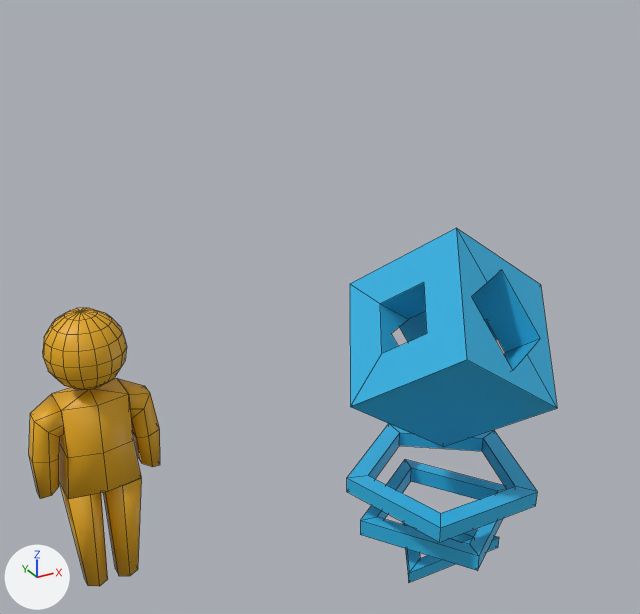
Two versions of the Blender file assets/models/map/gym/gym.blend, one commit apart.
The view is the same before and after, from a 50 mm lens placed at (-3.97, -5.09, 5.62), pointed at (-0.86, 0.58, 2.79). Arrows for +X, +Y and +Z are at lower left; the lights stay in place. Mesh edges are drawn as thin lines.
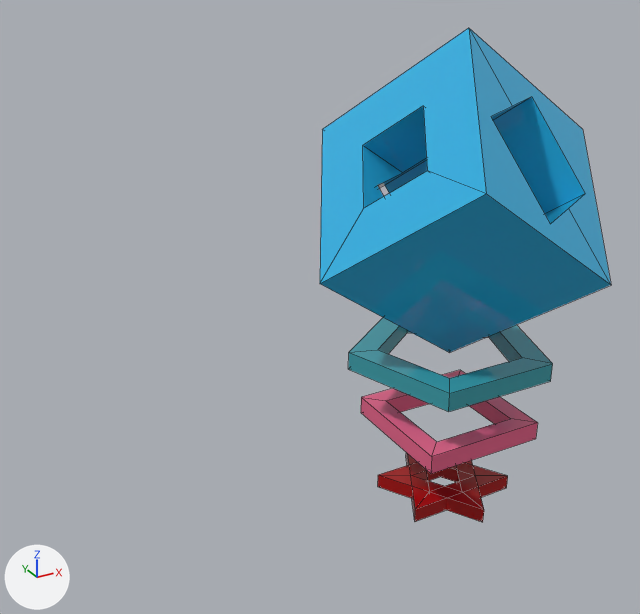
Commit message: feat(Gym): Update gym 3D model

ob_cube_001 is not drawn itself; it is used by a modifier of ob_cube.
ob_cube_002 is not drawn itself; it is used by a modifier of ob_cube.

Where the change shows, as pixel boxes [x1, y1, x2, y2] in the pictures (640 x 614 px; the box of a moved part takes in the faces that stretch with it):
'Cube', moved, rescaled, turned: before [350, 228, 557, 447]; after [320, 28, 611, 353]
'player', hidden: before [29, 308, 160, 586]
'Circle', recoloured, reshaped, moved, rescaled: before [347, 424, 537, 542]; after [349, 318, 553, 412]
'Aro2', recoloured, reshaped, moved, turned, rescaled: before [360, 459, 506, 571]; after [361, 370, 538, 474]
'Circle.001', recoloured, reshaped, moved, turned, rescaled: before [402, 522, 499, 582]; after [378, 460, 484, 522]
'Circle.002', added (red): after [406, 453, 508, 521]
part 2 of me_cube_006, moved or reshaped: before [360, 459, 506, 556]; after [362, 370, 538, 457]
part 3 of me_circle, moved or reshaped: before [347, 424, 537, 527]; after [349, 318, 553, 393]
part 4 of me_circle_001, moved or reshaped: before [404, 523, 499, 573]; after [380, 454, 506, 510]

Patch to the scene script:
```diff
--- a/assets/models/map/gym/gym.blend.py
+++ b/assets/models/map/gym/gym.blend.py
@@ me_cube @@
 me_cube.from_pydata(...)  # 8 vertices, 6 faces; spans x -1.0..1.0, y -1.0..1.0, z -1.0..1.0
 # used by ob_cube; parent = ob_gymhead; location = (0.0, 0.0, 2.512); rotation_euler = (-0.785, 0.611, 0.0), in degrees (-45, 35, 0); scale = (0.559, 0.559, 0.559)
+# me_cube part 1: the whole mesh is scaled about its middle by 0.722
 me_cube.materials.append(mat_mat_gym)
@@ me_cube_006 @@
 me_cube_006.from_pydata(...)  # 16 vertices, 16 faces; spans x -1.0..1.0, y -1.0..1.0, z -0.08..0.08
 # used by ob_aro2; parent = ob_gym; location = (0.0, 0.0, 0.894); rotation_euler = (0.0, 0.0, 0.611), in degrees (0, 0, 35); scale = (0.515, 0.515, 0.906)
-me_cube_006.vertices[1].co = (-0.79, -0.79, -0.08)
-me_cube_006.vertices[3].co = (-0.79, 0.79, -0.08)
-me_cube_006.vertices[5].co = (0.79, -0.79, -0.08)
-me_cube_006.vertices[7].co = (0.79, 0.79, -0.08)  # pixel (410, 481)
-me_cube_006.vertices[12].co = (-0.79, -0.79, 0.08)  # pixel (469, 544)
-me_cube_006.vertices[13].co = (-0.79, 0.79, 0.08)  # pixel (377, 516)
-me_cube_006.vertices[14].co = (0.79, 0.79, 0.08)  # pixel (411, 467)
-me_cube_006.vertices[15].co = (0.79, -0.79, 0.08)  # pixel (497, 490)
-me_cube_006.materials.append(mat_mat_gym)  # cyan #2eb5e7
+# me_cube_006 part 2
+me_cube_006.vertices[1].co = (-0.71, -0.71, -0.08)
+me_cube_006.vertices[3].co = (-0.71, 0.71, -0.08)
+me_cube_006.vertices[5].co = (0.71, -0.71, -0.08)
+me_cube_006.vertices[7].co = (0.71, 0.71, -0.08)
+me_cube_006.vertices[12].co = (-0.71, -0.71, 0.08)  # pixel (436, 441)
+me_cube_006.vertices[13].co = (-0.71, 0.71, 0.08)  # pixel (385, 400)
+me_cube_006.vertices[14].co = (0.71, 0.71, 0.08)
+me_cube_006.vertices[15].co = (0.71, -0.71, 0.08)  # pixel (510, 418)
+me_cube_006.materials.append(mat_mat_gym_003)  # pink #e76189
@@ me_circle @@
 me_circle.from_pydata(...)  # 20 vertices, 20 faces; spans x -0.78..0.78, y -0.66..0.82, z -0.07..0.07
-me_circle.materials.append(mat_mat_gym)  # cyan #2eb5e7
+# me_circle part 3: all 10 vertices in x -0.61..0.61, y -0.52..0.64, z -0.07..0.07 are scaled about their middle by (0.92, 0.92, 1)
+me_circle.materials.append(mat_mat_gym_002)  # cyan #3c9eaa
@@ me_circle_001 @@
 me_circle_001.from_pydata(...)  # 12 vertices, 12 faces; spans x -0.87..0.87, y -0.5..1.0, z -0.1..0.1
 # used by ob_circle_001; location = (0.0, 0.0, 0.562); scale = (0.551, 0.551, 0.551)
-me_circle_001.vertices[3].co = (0.0, 0.61, -0.1)
-me_circle_001.vertices[4].co = (-0.53, -0.31, -0.1)
-me_circle_001.vertices[5].co = (0.53, -0.31, -0.1)
-me_circle_001.vertices[9].co = (0.0, 0.61, 0.1)
-me_circle_001.vertices[10].co = (-0.53, -0.31, 0.1)  # pixel (420, 558)
-me_circle_001.vertices[11].co = (0.53, -0.31, 0.1)  # pixel (474, 537)
-me_circle_001.materials.append(mat_mat_gym)  # cyan #2eb5e7
+# me_circle_001 part 4
+me_circle_001.vertices[3].co = (0.0, 0.49, -0.1)
+me_circle_001.vertices[4].co = (-0.42, -0.24, -0.1)
+me_circle_001.vertices[5].co = (0.42, -0.24, -0.1)
+me_circle_001.vertices[9].co = (0.0, 0.49, 0.1)  # pixel (411, 475)
+me_circle_001.vertices[10].co = (-0.42, -0.24, 0.1)  # pixel (462, 491)
+me_circle_001.vertices[11].co = (0.42, -0.24, 0.1)
+me_circle_001.materials.append(mat_mat_gym_001)  # red #a70000
@@ ob_cube @@
 ob_cube.matrix_parent_inverse = Matrix(((1.0, 0.0, 0.0, 0.0), (0.0, 1.0, 0.0, 0.0), (0.0, 0.0, 1.0, -2.512), (0.0, 0.0, 0.0, 1.0)))
-ob_cube.location = (0.0, 0.0, 2.512)
+ob_cube.location = (0.0, 0.0, 3.678)
 ob_cube.rotation_euler = (-0.785, 0.611, 0.0)  # degrees (-45, 35, 0)
-ob_cube.scale = (0.559, 0.559, 0.559)
 _m = ob_cube.modifiers.new('Boolean', 'BOOLEAN')
@@ ob_cube_001 @@
 ob_cube_001.parent = ob_cube
-ob_cube_001.location = (0.0, 0.0, 0.0)
-ob_cube_001.rotation_euler = (0.0, -0.785, 0.0)  # degrees (0, -45, 0)
-ob_cube_001.scale = (0.56, 1.51, 0.56)
+ob_cube_001.matrix_parent_inverse = Matrix(((0.819, 0.0, -0.574, 1.441), (-0.406, 0.707, -0.579, 1.455), (0.406, 0.707, 0.579, -1.455), (0.0, 0.0, 0.0, 1.0)))
+ob_cube_001.location = (0.0, 0.0, 2.512)
+ob_cube_001.rotation_euler = (-0.618, -0.004, 0.524)  # degrees (-35, -0.2, 30)
+ob_cube_001.scale = (0.404, 1.09, 0.404)
 ob_cube_001.hide_set(True)
@@ ob_cube_002 @@
 ob_cube_002.parent = ob_cube
-ob_cube_002.location = (0.0, 0.0, 0.0)
-ob_cube_002.rotation_euler = (0.0, 0.0, -1.571)  # degrees (0, 0, -90)
-ob_cube_002.scale = (0.4, 1.08, 0.4)
+ob_cube_002.matrix_parent_inverse = Matrix(((0.819, 0.0, -0.574, 1.441), (-0.406, 0.707, -0.579, 1.455), (0.406, 0.707, 0.579, -1.455), (0.0, 0.0, 0.0, 1.0)))
+ob_cube_002.location = (0.0, 0.0, 2.512)
+ob_cube_002.rotation_euler = (-0.78, -0.618, -1.05)  # degrees (-45, -35, -60)
+ob_cube_002.scale = (0.289, 0.779, 0.289)
 ob_cube_002.hide_set(True)
@@ ob_aro2 @@
 ob_aro2.parent = ob_gym
-ob_aro2.location = (0.0, 0.0, 0.894)
-ob_aro2.rotation_euler = (0.0, 0.0, 0.611)  # degrees (0, 0, 35)
-ob_aro2.scale = (0.515, 0.515, 0.906)
+ob_aro2.location = (0.00588, -0.0235, 1.84)
+ob_aro2.rotation_euler = (0.0, 0.0, -0.00429)  # degrees (0, 0, -0.2)
+ob_aro2.scale = (0.515, 0.515, 0.943)
@@ ob_player @@
 ob_player.instance_collection = col_player
+ob_player.hide_set(True)  # its collection is switched off
@@ ob_circle @@
 ob_circle = bpy.data.objects.new('Circle', me_circle)
-ob_circle.location = (0.0, 0.0, 1.27)
+ob_circle.parent = ob_gym
+ob_circle.location = (0.0, 0.0, 2.436)
+ob_circle.scale = (1.0, 1.0, 1.08)
@@ ob_circle_001 @@
 ob_circle_001 = bpy.data.objects.new('Circle.001', me_circle_001)
-ob_circle_001.location = (0.0, 0.0, 0.562)
-ob_circle_001.scale = (0.551, 0.551, 0.551)
+ob_circle_001.parent = ob_gym
+ob_circle_001.location = (0.00588, -0.0252, 1.211)
+ob_circle_001.rotation_euler = (0.0, 0.0, 1.054)  # degrees (0, 0, 60)
+ob_circle_001.scale = (0.551, 0.551, 0.627)
@@ ob_circle_002 @@
+ob_circle_002 = bpy.data.objects.new('Circle.002', me_circle_001)
+ob_circle_002.parent = ob_gym
+ob_circle_002.location = (0.00588, -0.0252, 1.211)
+ob_circle_002.rotation_euler = (0.0, 0.0, 2.101)  # degrees (0, 0, 120)
+ob_circle_002.scale = (0.551, 0.551, 0.627)
```
